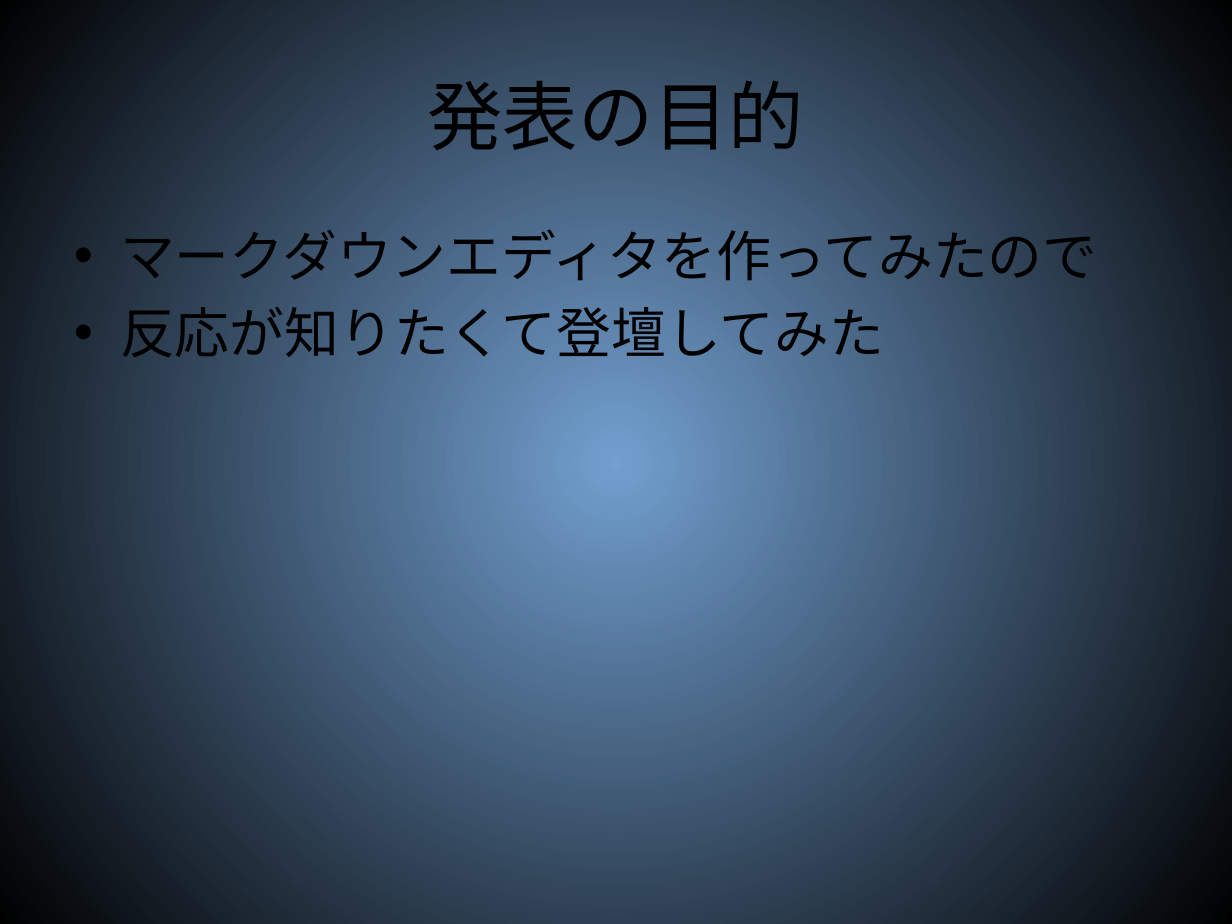
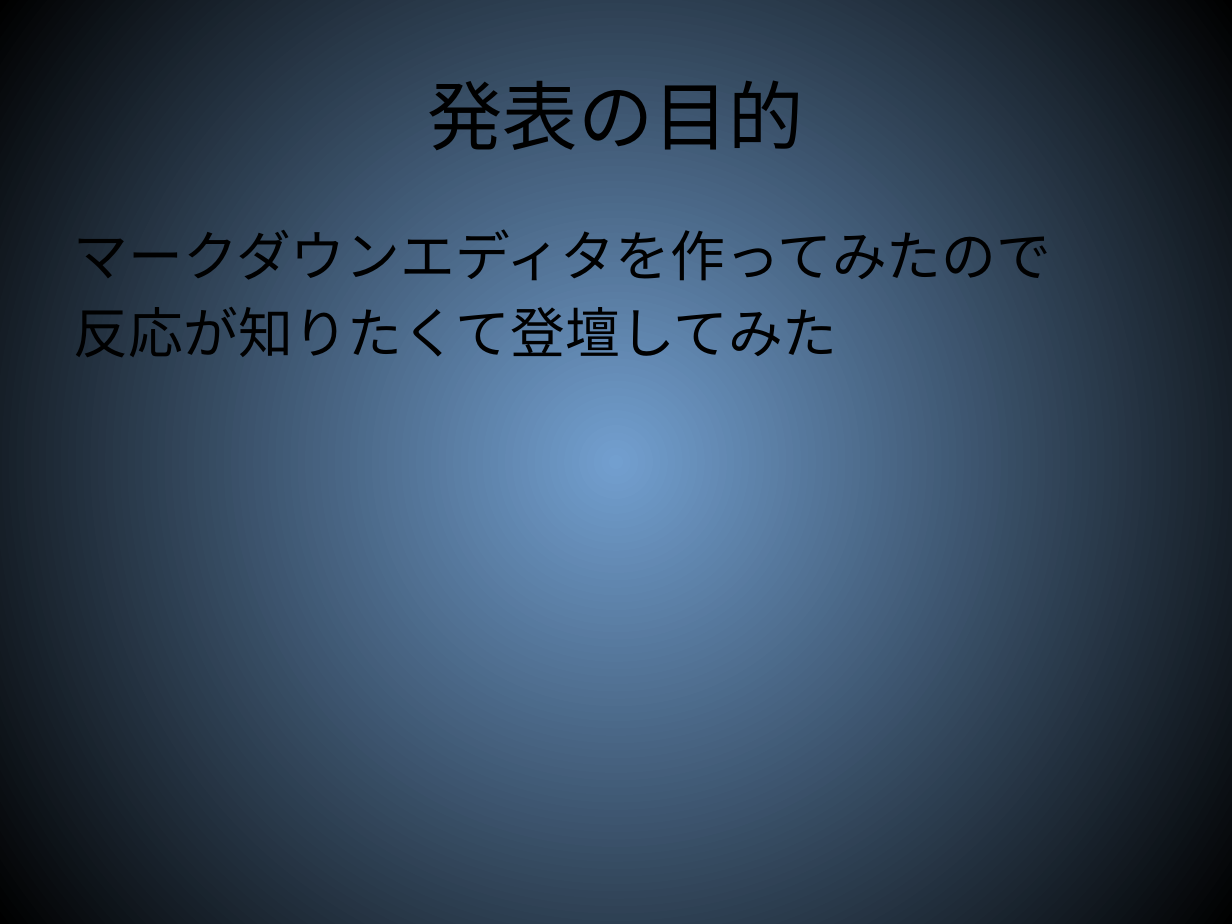
Before and after one commit to shigmas/viMarkdown, a slide deck: slide 2 of tech/ja/LT20260514/viMarkdown_LT.odp. Drawn at 1232x924 pixels with LibreOffice and Linux fonts; fonts in the diff are those of the drawing. Boxes give left, top, right and bottom in pixels: in the first picture for what was removed or moved away, otherwise in the second. Text is boxed around its words. In the diff, an @@ line names an element or a change of style, - is before the commit and + after.

```diff
--- a/tech/ja/LT20260514/viMarkdown_LT.odp
+++ b/tech/ja/LT20260514/viMarkdown_LT.odp
@@ text "マークダウンエディタを作ってみたので" at (74, 220, 1051, 367): bullet • to none @@
```
Also in this commit, not shown: 7 other slides changed, 4 other files.
